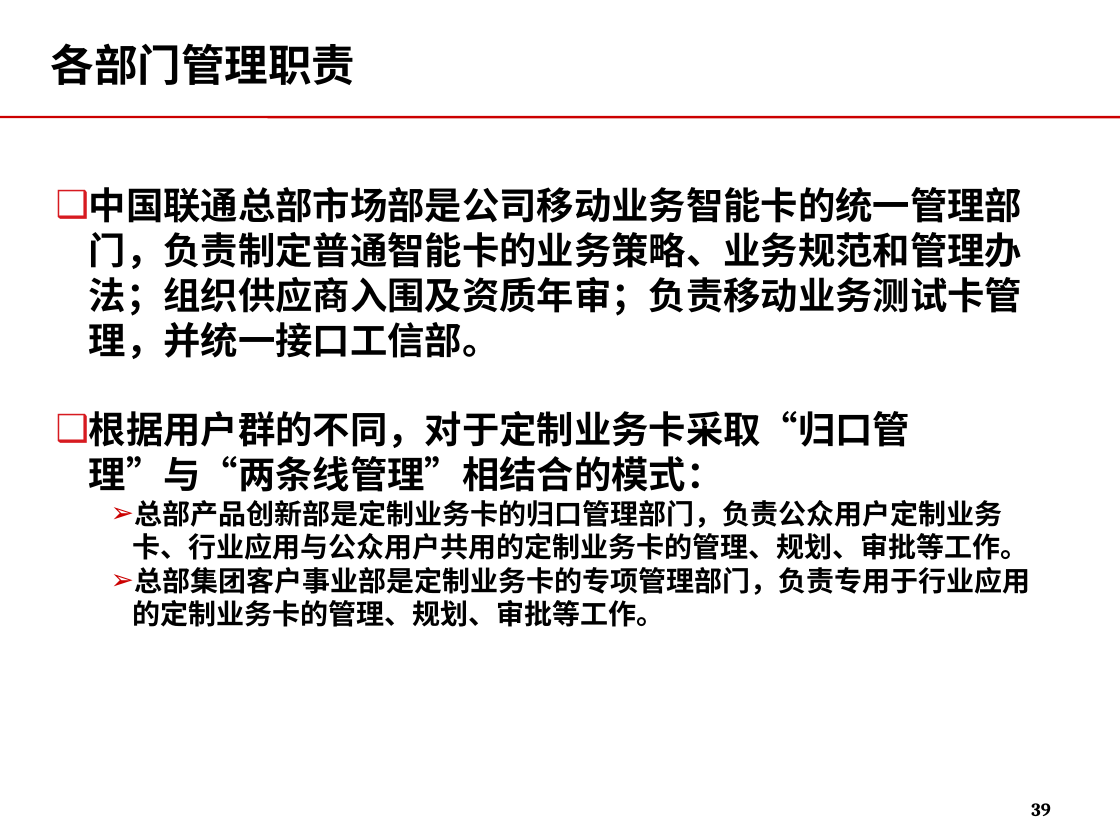
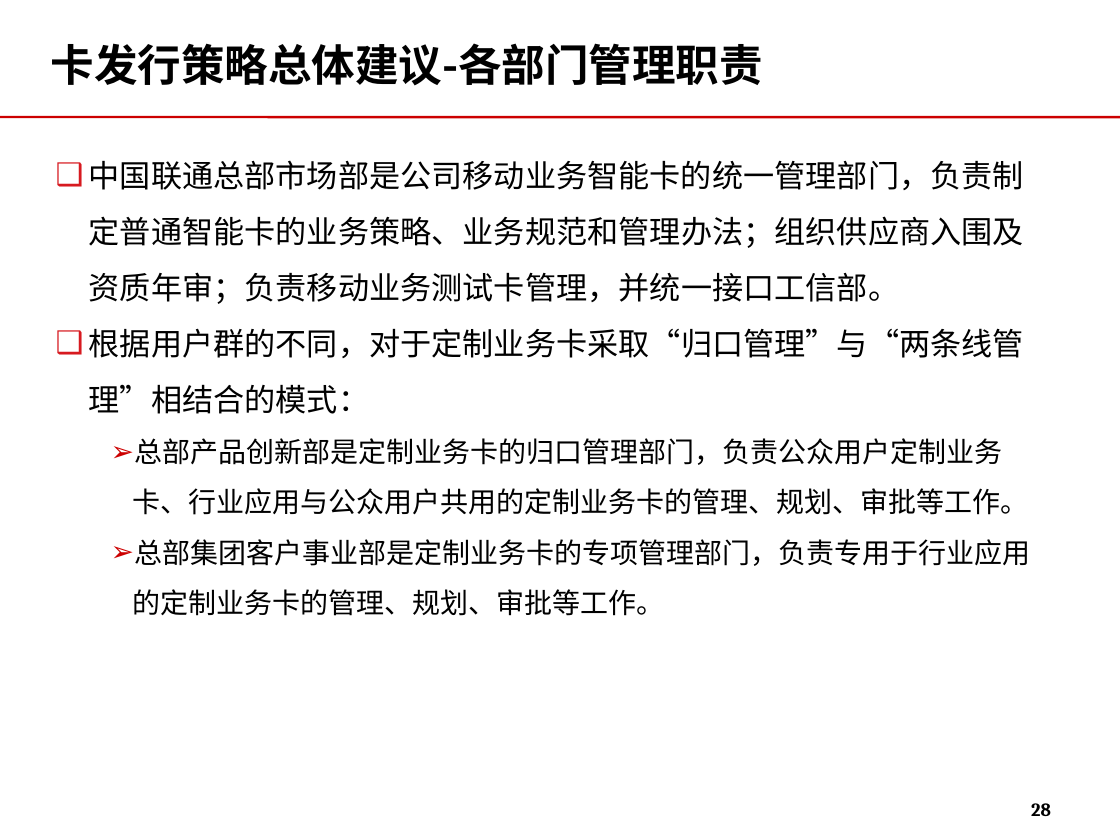
Before and after one commit to momo1101/unicardsrch, a slide deck: slide 28 of 软课题文本/软课题-中国联通电信卡业务及策略研究.ppt (slide 39 before the commit). Drawn at 1120x840 pixels with LibreOffice and Linux fonts; fonts in the diff are those of the drawing; background and template pictures are left out. Boxes give left, top, right and bottom in pixels: in the first picture for what was removed or moved away, otherwise in the second. Text is boxed around its words. In the diff, an @@ line names an element or a change of style, - is before the commit and + after.

```diff
--- a/软课题文本/软课题-中国联通电信卡业务及策略研究.ppt
+++ b/软课题文本/软课题-中国联通电信卡业务及策略研究.ppt
@@ title at (x1=51, y1=43, x2=763, y2=86): text changed @@
-各部门管理职责
+卡发行策略总体建议-各部门管理职责
@@ text "中国联通总部市场部是公司移动业务智能卡的统一管理部门，负责制定普通智能卡的业务策略、业务规范和管理办法；组织供应商入围及 ..." at (x1=89, y1=160, x2=1030, y2=616): size 24 to 20 pt in "中国联通总部市场部是公司移动业务智能卡的统一管理部门，负责制定普通智能卡的业务策略、业务规范和管理办法；组织供应商入围及 ...", "根据用户群的不同，对于定制业务卡采取“归口管理”与“两条线管理”相结合的模式："; bold off; line spacing 1 to 1.5 @@
@@ page number at (x1=1031, y1=803, x2=1051, y2=816): text changed @@
-39
+28
```
Also in this commit, not shown: 37 other slides changed, 3 slides added, 27 slides removed.
